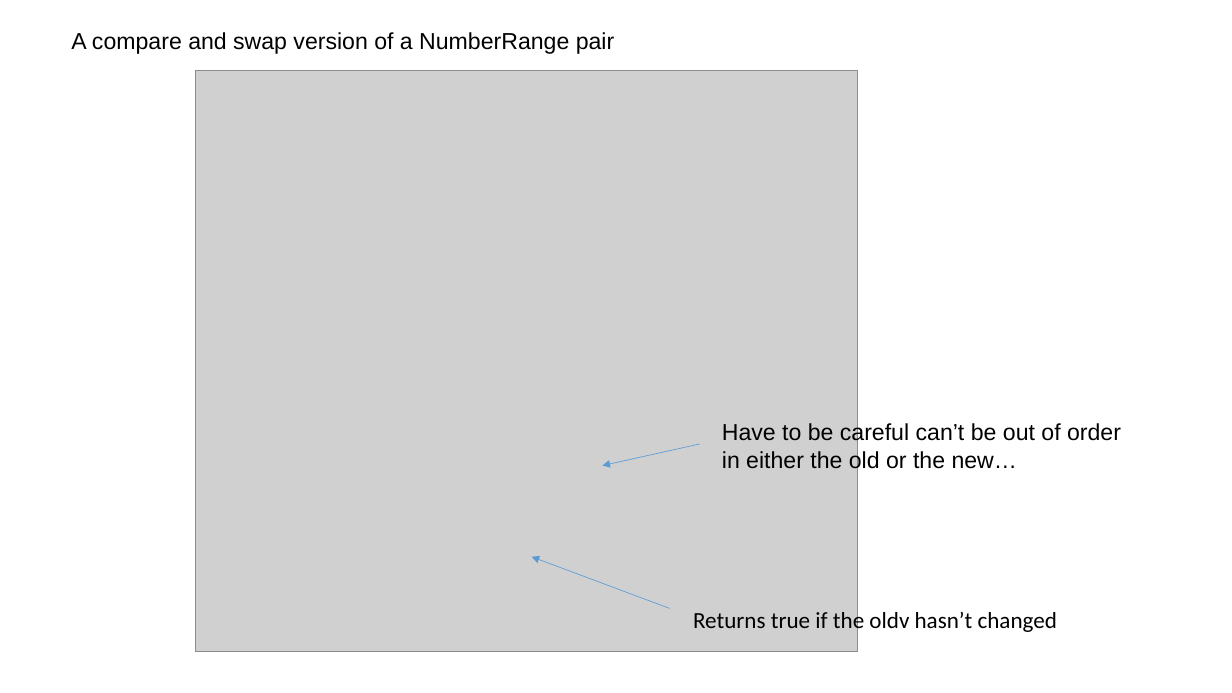
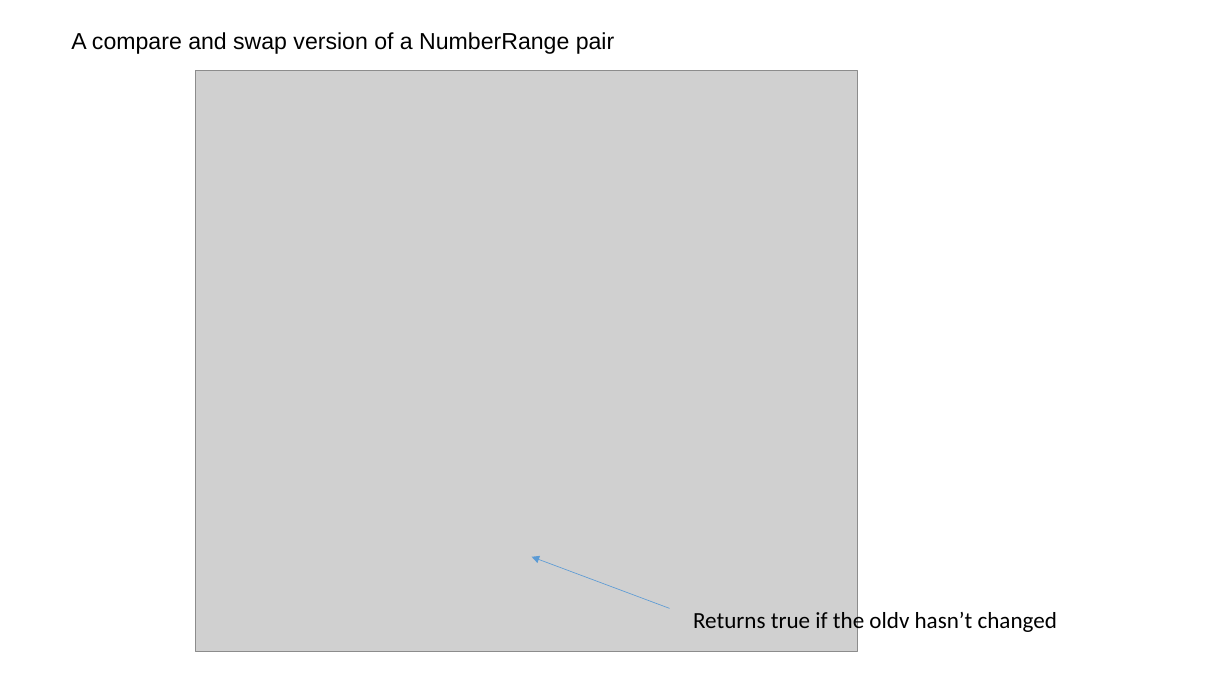
Before and after one commit to fodorclasses/fodorclasses.github.io, a slide deck: slide 19 of classes/prog2019/Prog3-Lecture18.pptx. Drawn at 1232x693 pixels with LibreOffice and Linux fonts; fonts in the diff are those of the drawing; grey boxes stand for pictures. Boxes give left, top, right and bottom in pixels: in the first picture for what was removed or moved away, otherwise in the second. Text is boxed around its words. In the diff, an @@ line names an element or a change of style, - is before the commit and + after.

```diff
--- a/classes/prog2019/Prog3-Lecture18.pptx
+++ b/classes/prog2019/Prog3-Lecture18.pptx
@@ arrow removed from (700, 445) to (603, 466) @@
@@ text removed at bbox=[722, 422, 1121, 473] @@
-Have to be careful can’t be out of order
-in either the old or the new…
```
Also in this commit, not shown: 3 other slides changed.
